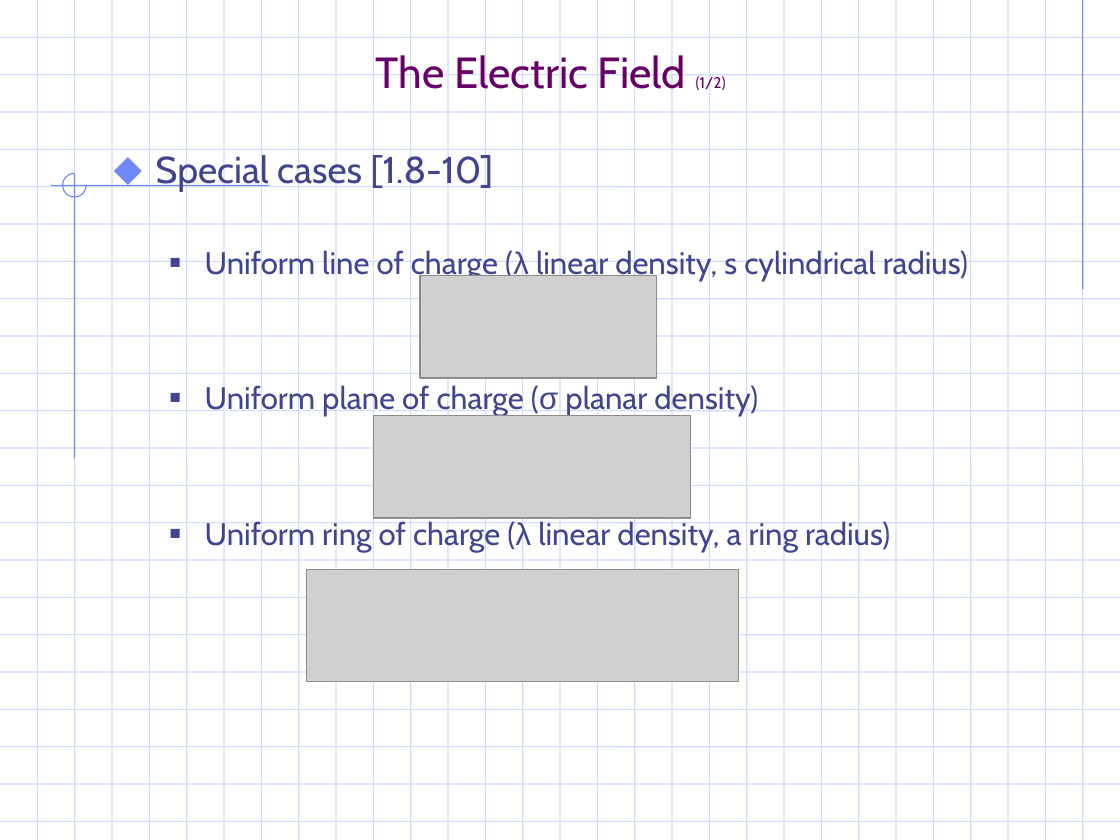
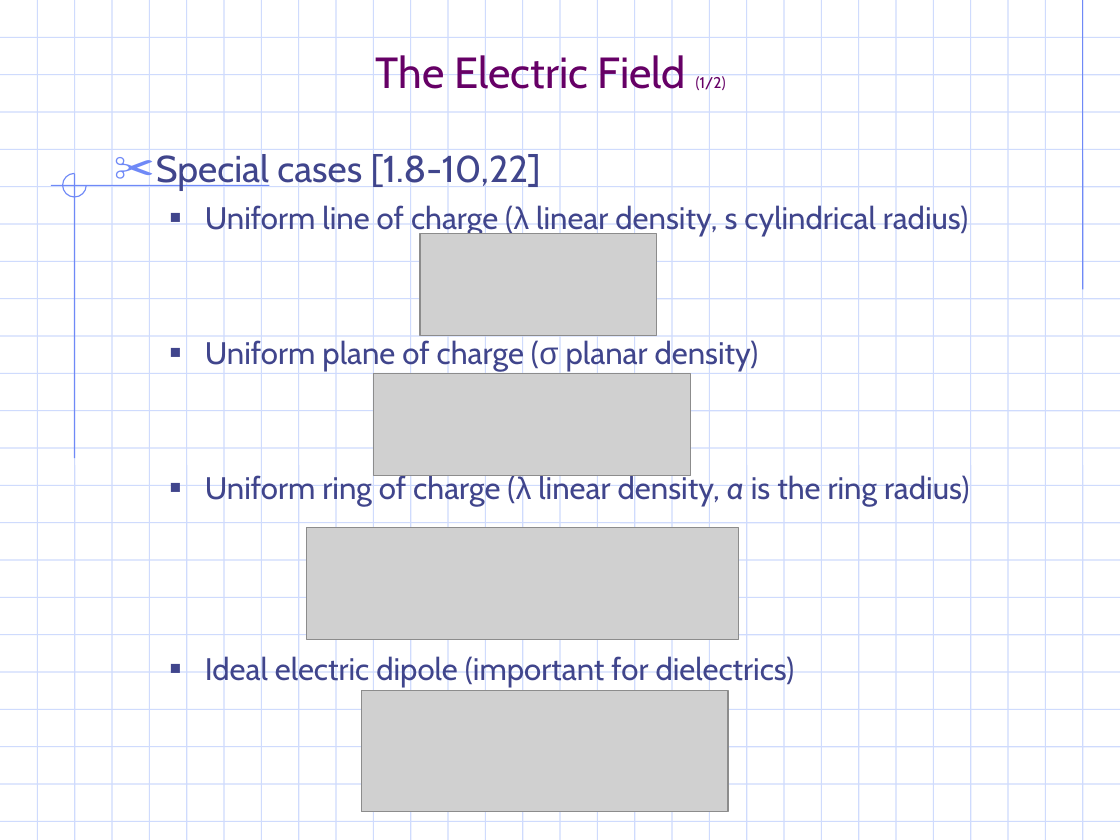
Before and after one commit to gravmath/Projects, a slide deck: slide 38 of PowerPoint/EM_notes.ppt (slide 35 before the commit). Drawn at 1120x840 pixels with LibreOffice and Linux fonts; fonts in the diff are those of the drawing; grey boxes stand for pictures; background and template pictures are left out. Boxes give left, top, right and bottom in pixels: in the first picture for what was removed or moved away, otherwise in the second. Text is boxed around its words. In the diff, an @@ line names an element or a change of style, - is before the commit and + after.

```diff
--- a/PowerPoint/EM_notes.ppt
+++ b/PowerPoint/EM_notes.ppt
@@ text at <box>156,151,541,191</box>: text changed @@
-⬥ Special cases [1.8-10]
+✂ Special cases [1.8-10,22]
@@ picture: place and size @@
-picture at <box>420,276,656,379</box>
+picture at <box>420,233,656,336</box>
@@ picture: place and size @@
-picture at <box>374,416,691,519</box>
+picture at <box>374,373,691,476</box>
@@ text at <box>205,473,969,687</box>: text changed @@
-  ■ Uniform ring of charge (λ linear density, a ring radius)
+  ■ Uniform ring of charge (λ linear density, a is the ring radius)
+  ■ Ideal electric dipole (important for dielectrics)
@@ picture: place and size @@
-picture at <box>307,569,739,681</box>
+picture at <box>307,528,739,640</box>
@@ picture added at <box>361,690,728,812</box> @@
```
Also in this commit, not shown: 34 other slides changed, 8 slides added, 6 other files.
